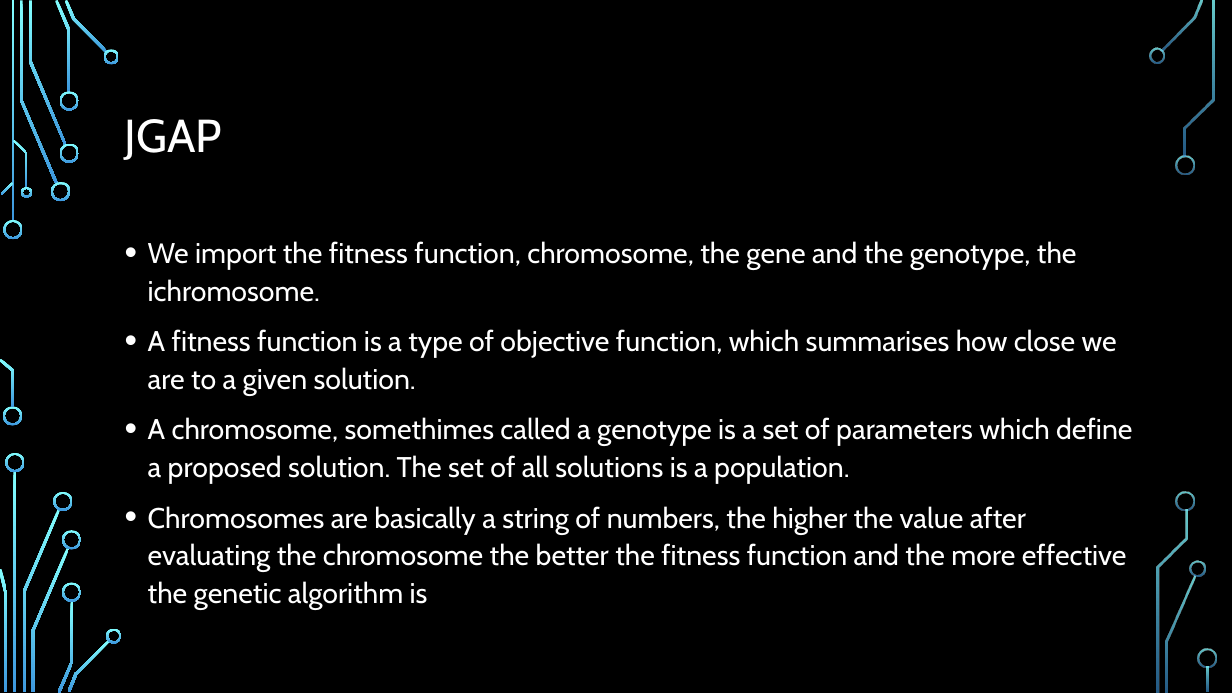
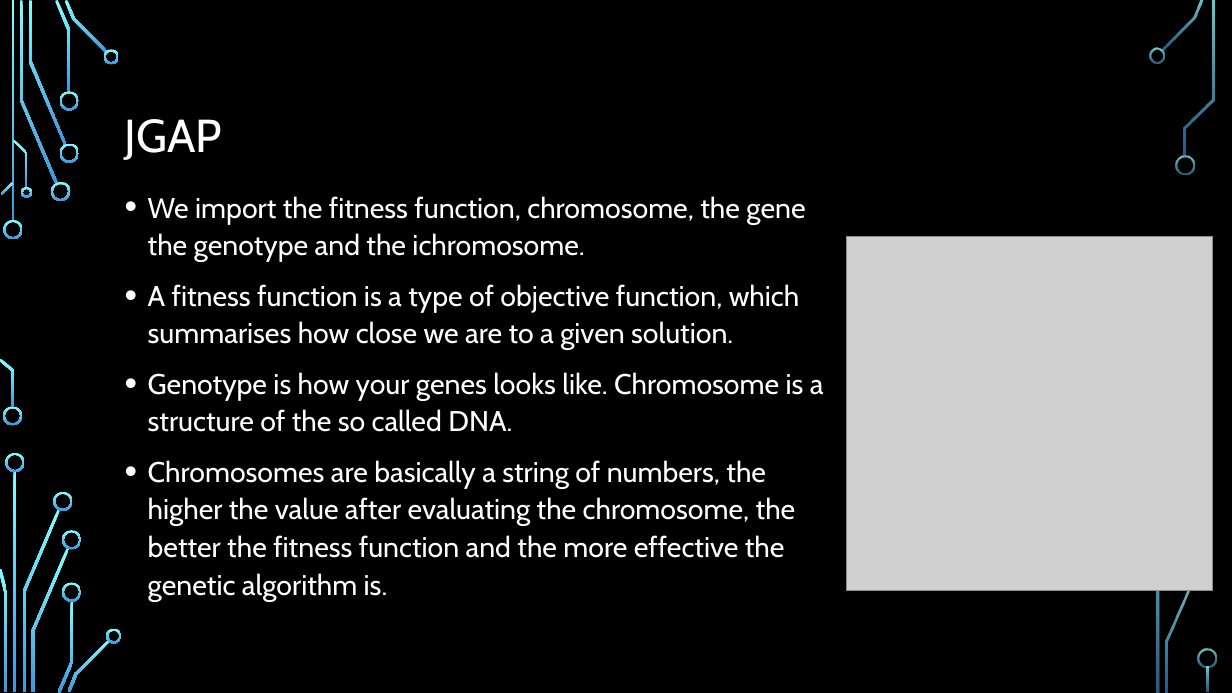
Before and after one commit to kacper97/AlgorithmForLab2, a slide deck: slide 3 of Presentation 2.pptx. Drawn at 1232x693 pixels with LibreOffice and Linux fonts; fonts in the diff are those of the drawing; grey boxes stand for pictures; background and template pictures are left out. Boxes give left, top, right and bottom in pixels: in the first picture for what was removed or moved away, otherwise in the second. Text is boxed around its words. In the diff, an @@ line names an element or a change of style, - is before the commit and + after.

Commit message:
Presentation updated

```diff
--- a/Presentation 2.pptx
+++ b/Presentation 2.pptx
@@ text "We import the fitness function, ...": place and size @@
-text "We import the fitness function, ..." at <box>148,241,1132,610</box>
+text "We import the fitness function, ..." at <box>148,196,824,602</box>
@@ text at <box>148,196,805,262</box>: text changed @@
-• We import the fitness function, chromosome, the gene and the genotype, the ichromosome.
+• We import the fitness function, chromosome, the gene the genotype and the ichromosome.
@@ picture added at <box>847,237,1213,591</box> @@
@@ text at <box>148,372,824,602</box>: text changed @@
-• A chromosome, somethimes called a genotype is a set of parameters which define a proposed solution. The set of all solutions is a population.
-• Chromosomes are basically a string of numbers, the higher the value after evaluating the chromosome the better the fitness function and the more effective the genetic algorithm is
+• Genotype is how your genes looks like. Chromosome is a structure of the so called DNA.
+• Chromosomes are basically a string of numbers, the higher the value after evaluating the chromosome, the better the fitness function and the more effective the genetic algorithm is.
@@ freeform shape removed at <box>1177,492,1196,511</box> @@
@@ freeform shape removed at <box>1190,561,1206,577</box> @@
```
Also in this commit, not shown: 4 other slides changed, 1 slide removed.
